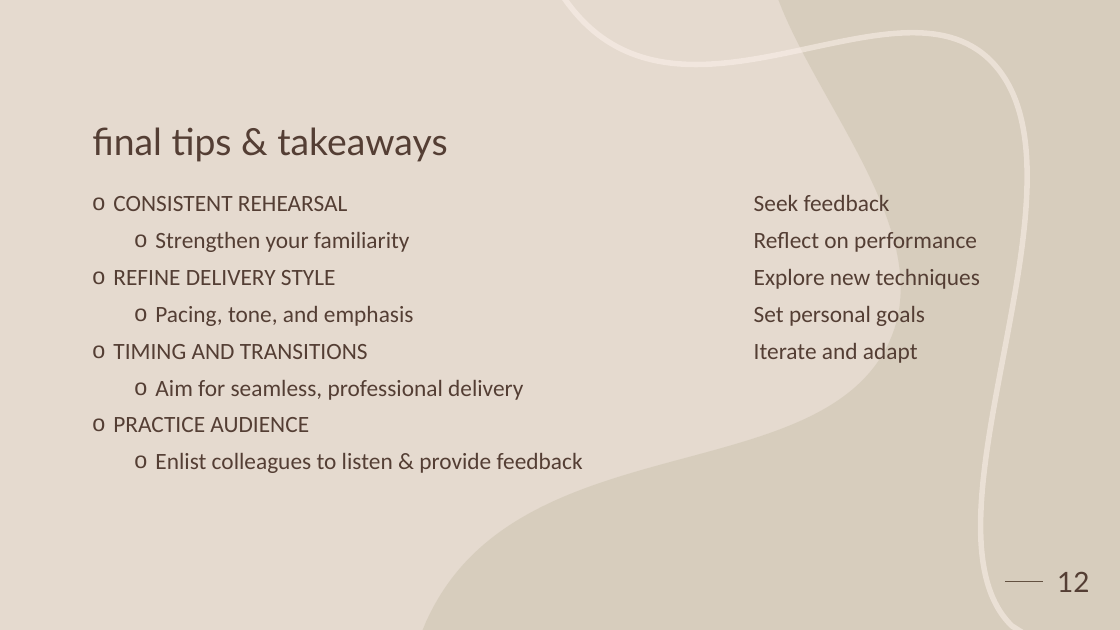
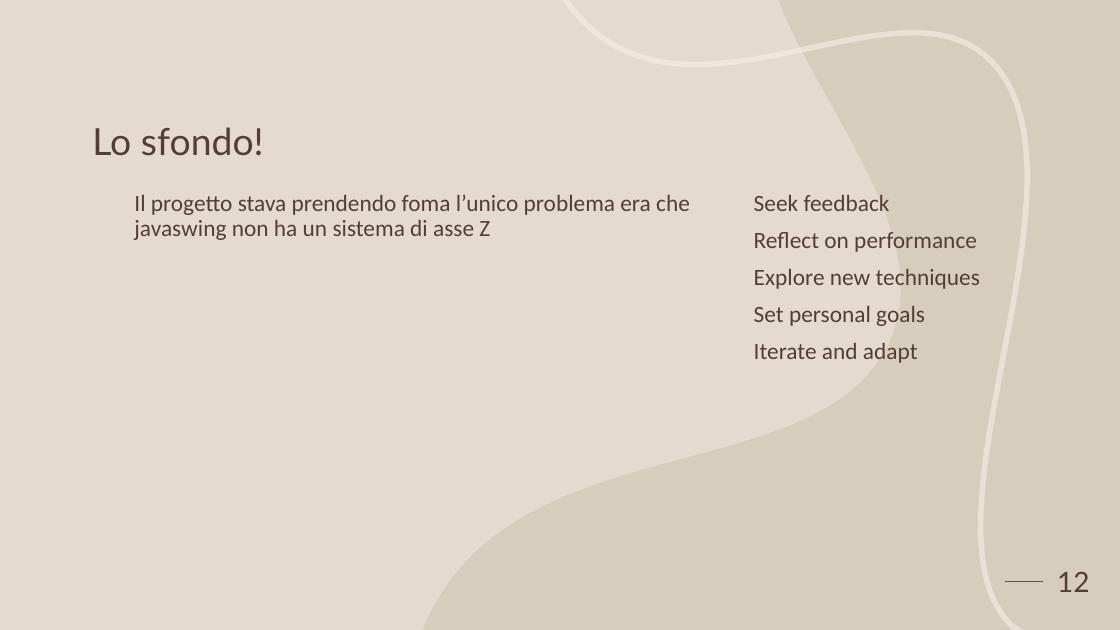
Before and after one commit to Alex123310/Appunti-Compiti, a slide deck: slide 12 of Il Mio.pptx. Drawn at 1120x630 pixels with LibreOffice and Linux fonts; fonts in the diff are those of the drawing. Boxes give left, top, right and bottom in pixels: in the first picture for what was removed or moved away, otherwise in the second. Text is boxed around its words. In the diff, an @@ line names an element or a change of style, - is before the commit and + after.

```diff
--- a/Il Mio.pptx
+++ b/Il Mio.pptx
@@ title at <box>92,127,264,156</box>: text changed @@
-final tips & takeaways
+Lo sfondo!
@@ text at <box>134,195,690,240</box>: text changed @@
-o CONSISTENT REHEARSAL
-  o Strengthen your familiarity
-o REFINE DELIVERY STYLE
-  o Pacing, tone, and emphasis
-o TIMING AND TRANSITIONS
-  o Aim for seamless, professional delivery
-o PRACTICE AUDIENCE
-  o Enlist colleagues to listen & provide feedback
+  Il progetto stava prendendo foma l’unico problema era che javaswing non ha un sistema di asse Z
```
Also in this commit, not shown: 3 other slides changed, 3 slides added, 3 slides removed.
